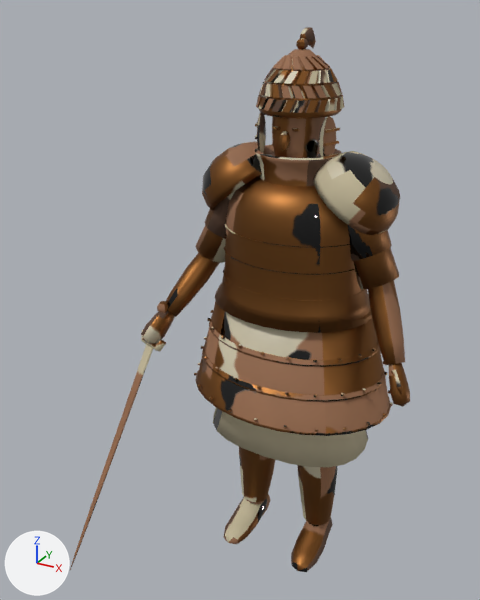
A saved change to the Blender file Assets/Models/ArtBible/Enemies/Bronze/DendraChampion/DendraChampion.blend.
Before and after are seen from a 50 mm camera at (0.89, -2.01, 2.0) aimed at (-0.12, -0.17, 1.08). Lighting does not change. The marker at lower left points along +X, +Y and +Z. The older version comes first.

Objects in the first picture: 'DendraChampion'.
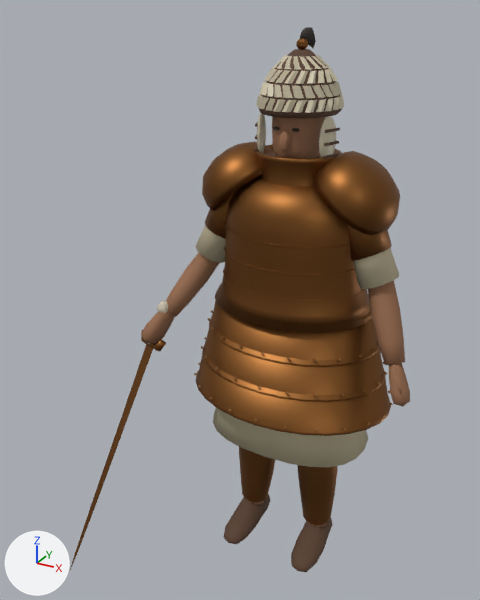
Boxes [x1, y1, x2, y2] around the edits, measured in the pictures (480 x 600 px):
```json
{"part": 1, "of": "me_dendrachampion", "change": "cut back", "before": [256, 55, 344, 113], "after": [256, 55, 344, 113]}
{"part": 2, "of": "me_dendrachampion", "change": "cut back", "before": [194, 310, 393, 432], "after": [198, 316, 393, 432]}
{"part": 3, "of": "me_dendrachampion", "change": "surface changed", "before": [72, 27, 410, 572], "after": [72, 27, 410, 572]}
```

Scene script edits in JSON lines:
```json
{"block": "me_dendrachampion", "where": "# used by ob_dendrachampion; location = (0.0, 0.0, 0.0)"}
{"op": "remove", "block": "me_dendrachampion", "code": "me_dendrachampion.from_pydata(...)  # 5159 vertices, 5421 faces; spans x -0.58..0.49, y -0.66..0.29, z 0.0..1.95"}
{"op": "add", "block": "me_dendrachampion", "code": "me_dendrachampion.from_pydata(...)  # 4123 vertices, 4167 faces; spans x -0.58..0.49, y -0.66..0.3, z 0.0..1.95"}
{"block": "me_dendrachampion", "change": "me_dendrachampion part 1: 23 vertices moved within x -0.13..0.12, y -0.13..0.14, z 1.72..1.87; 784 vertices removed from x -0.14..0.14, y -0.14..0.16, z 1.72..1.87; 144 vertices added at x -0.14..0.14, y -0.14..0.16, z 1.72..1.87"}
{"block": "me_dendrachampion", "change": "me_dendrachampion part 2: 7 vertices moved within x -0.29..0.32, y -0.15..0.21, z 0.82..0.94; 444 vertices removed from x -0.39..0.39, y -0.29..0.29, z 0.69..0.94; 48 vertices added at x -0.39..0.39, y -0.28..0.3, z 0.7..0.94"}
{"block": "me_dendrachampion", "change": "me_dendrachampion part 3: 3405 kept faces spanning x -0.58..0.49, y -0.66..0.29, z 0.0..1.95 get new texture (UV) coordinates"}
```
